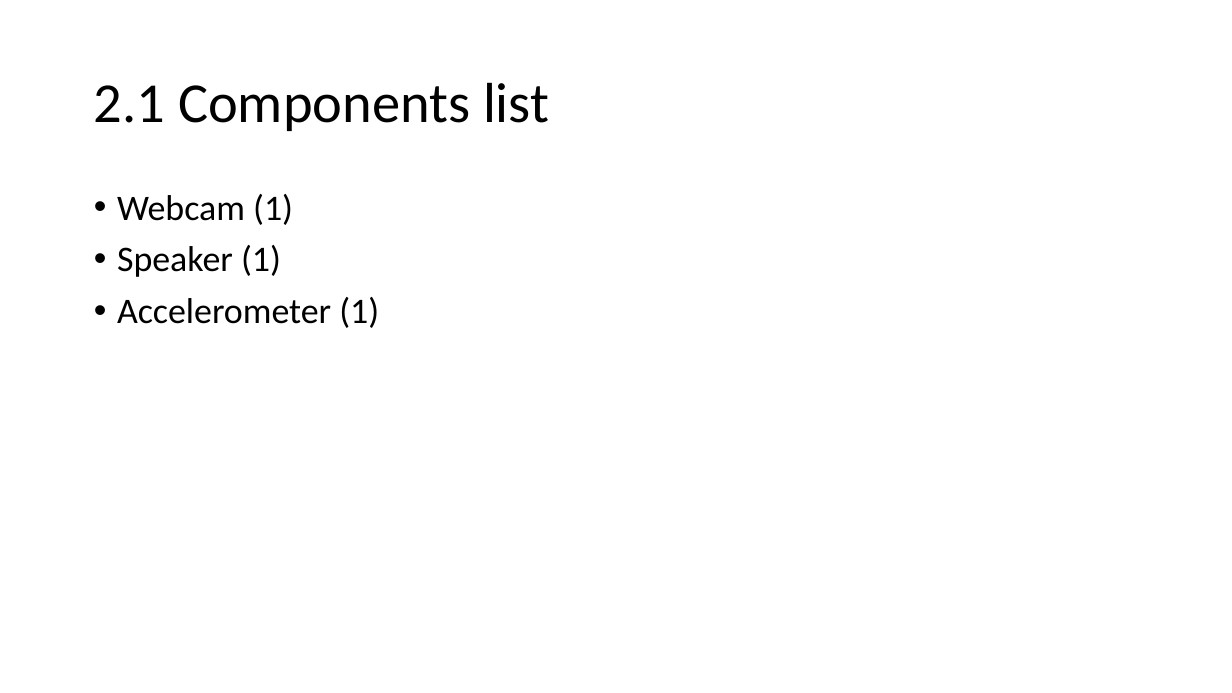
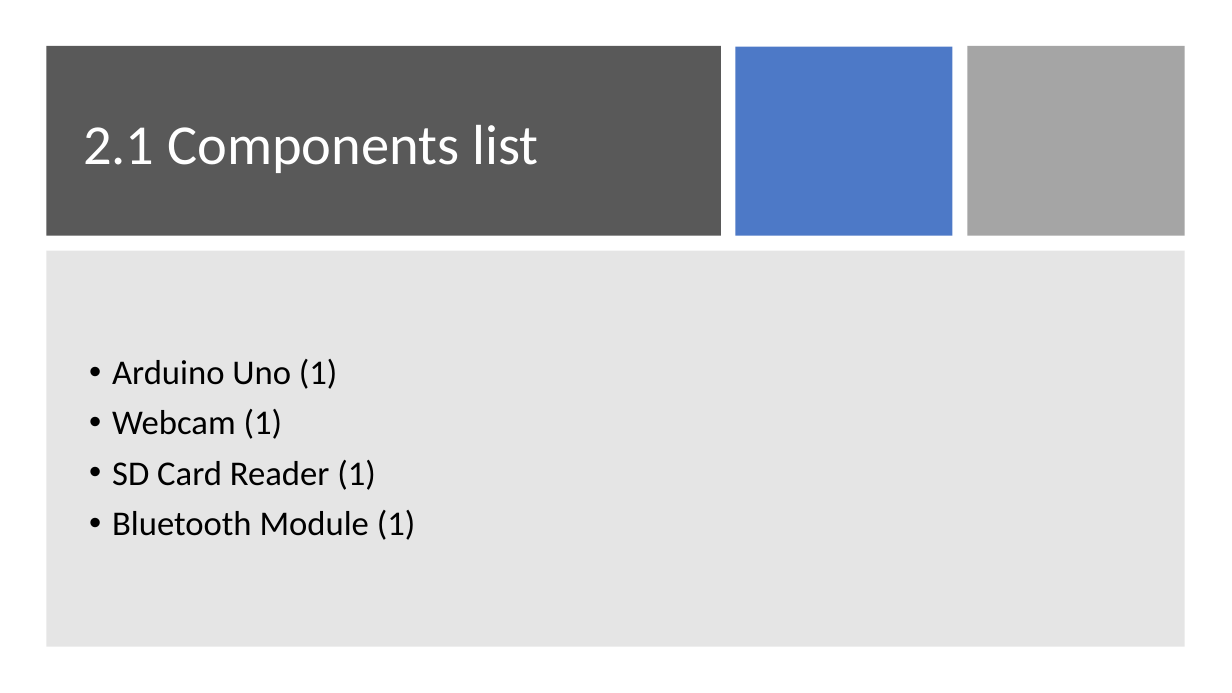
Before and after one commit to TheSmetz/Blinduino, a slide deck: slide 6 of Blinduino.pptx. Drawn at 1232x693 pixels with LibreOffice and Linux fonts; fonts in the diff are those of the drawing. Boxes give left, top, right and bottom in pixels: in the first picture for what was removed or moved away, otherwise in the second. Text is boxed around its words. In the diff, an @@ line names an element or a change of style, - is before the commit and + after.

```diff
--- a/Blinduino.pptx
+++ b/Blinduino.pptx
@@ rectangle added at [46,46,721,236], fill #595959 @@
@@ rectangle added at [736,46,953,236], fill #4472C4 at 95% opacity @@
@@ rectangle added at [968,46,1185,236], fill #A5A5A5 @@
@@ title "2.1 Components list": place and size @@
-title "2.1 Components list" at [94,82,549,131]
+title "2.1 Components list" at [83,125,538,173]
@@ title "2.1 Components list" at [83,125,538,173]: text colour #000000 to #FFFFFF @@
@@ rectangle added at [46,250,1185,646], fill #808080 at 20% opacity @@
@@ text "Arduino Uno (1)": place and size @@
-text "Arduino Uno (1)" at [117,194,379,328]
+text "Arduino Uno (1)" at [112,359,416,540]
@@ text "Arduino Uno (1)" at [112,359,416,540]: vertical alignment top to middle @@
@@ text at [112,359,338,389]: paragraph added @@
+• Arduino Uno (1)
@@ text at [112,409,283,439]: size 28 to 27 pt in "Webcam (1)" @@
@@ text at [112,460,416,540]: text changed; size 28 to 27 pt @@
-• Speaker (1)
-• Accelerometer (1)
+• SD Card Reader (1)
+• Bluetooth Module (1)
```
Also in this commit, not shown: 5 other slides changed, 3 slides added, 3 slides removed.
